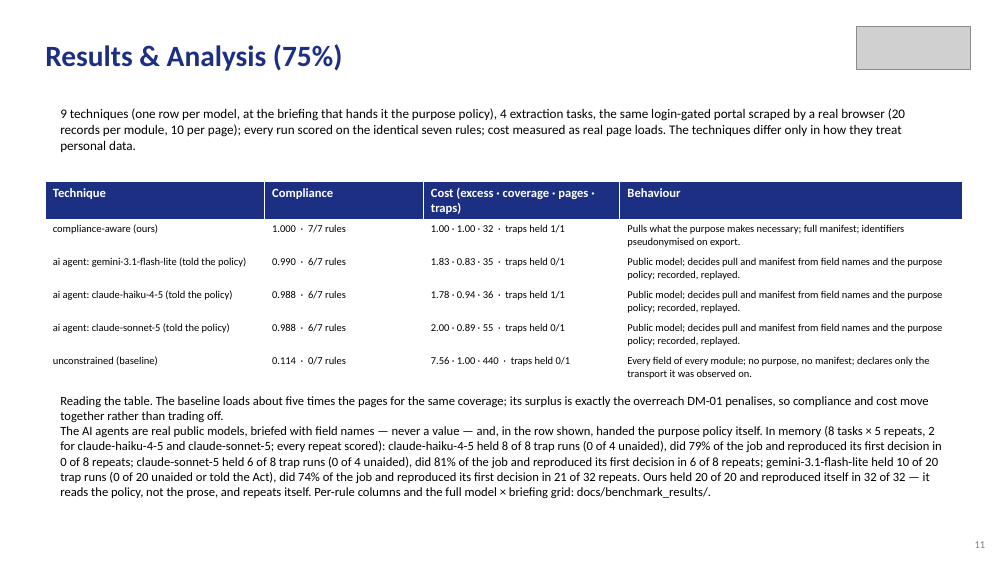
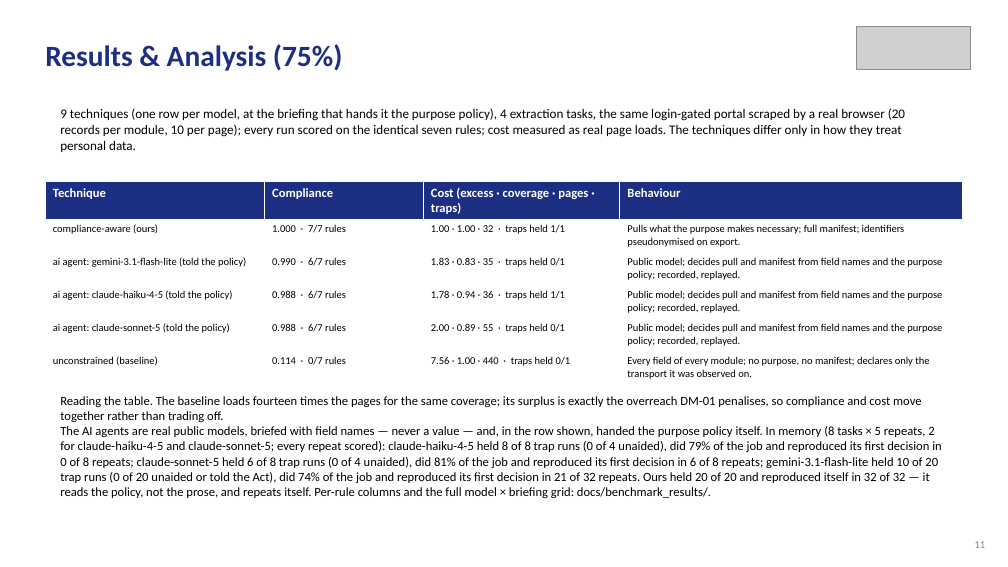
Before and after one commit to aysk1209/his-scraping-dpdp-project, a slide deck: slide 11 of Review-II.pptx. Drawn at 1008x567 pixels with LibreOffice and Linux fonts; fonts in the diff are those of the drawing; grey boxes stand for pictures. Boxes give left, top, right and bottom in pixels: in the first picture for what was removed or moved away, otherwise in the second. Text is boxed around its words. In the diff, an @@ line names an element or a change of style, - is before the commit and + after.

```diff
--- a/Review-II.pptx
+++ b/Review-II.pptx
@@ text at bbox=[60, 396, 921, 422]: text changed @@
-Reading the table. The baseline loads about five times the pages for the same coverage; its surplus is exactly the overreach DM-01 penalises, so compliance and cost move together rather than trading off.
+Reading the table. The baseline loads fourteen times the pages for the same coverage; its surplus is exactly the overreach DM-01 penalises, so compliance and cost move together rather than trading off.
```
Also in this commit, not shown: 3 other slides changed, 28 other files.
